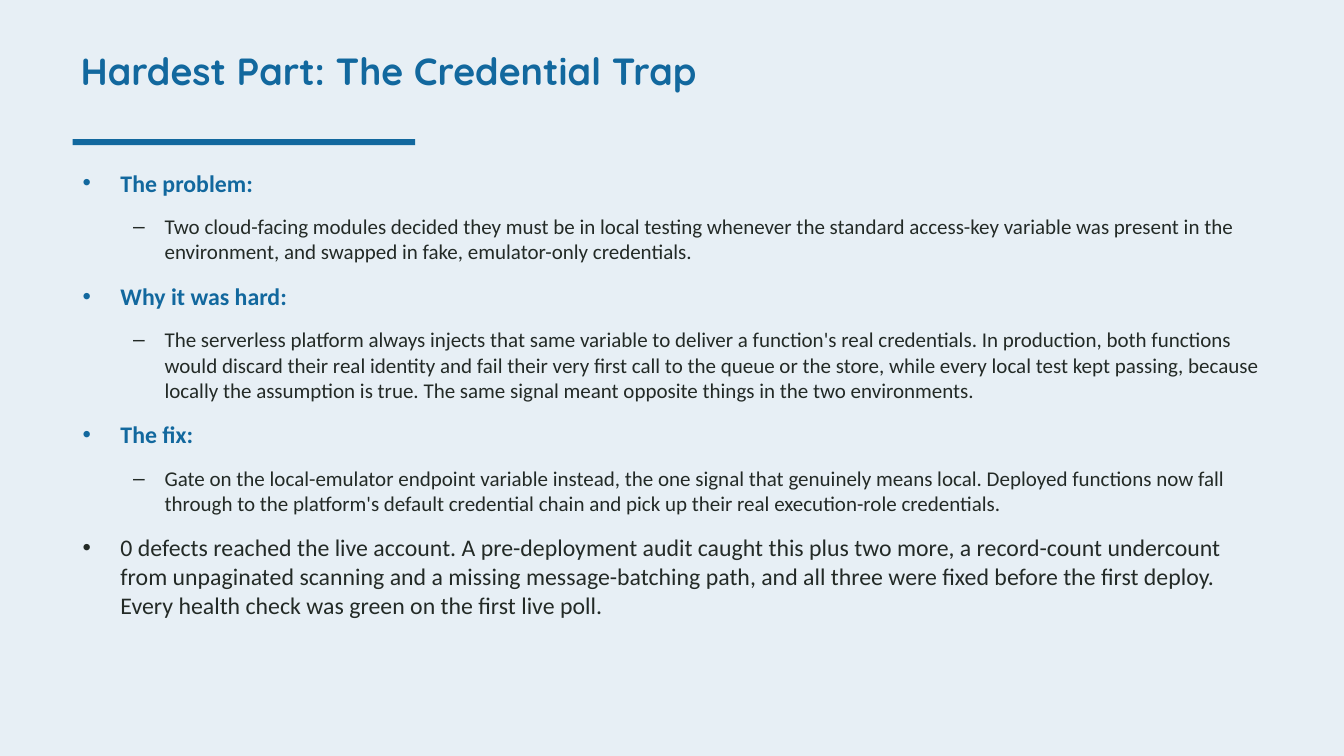
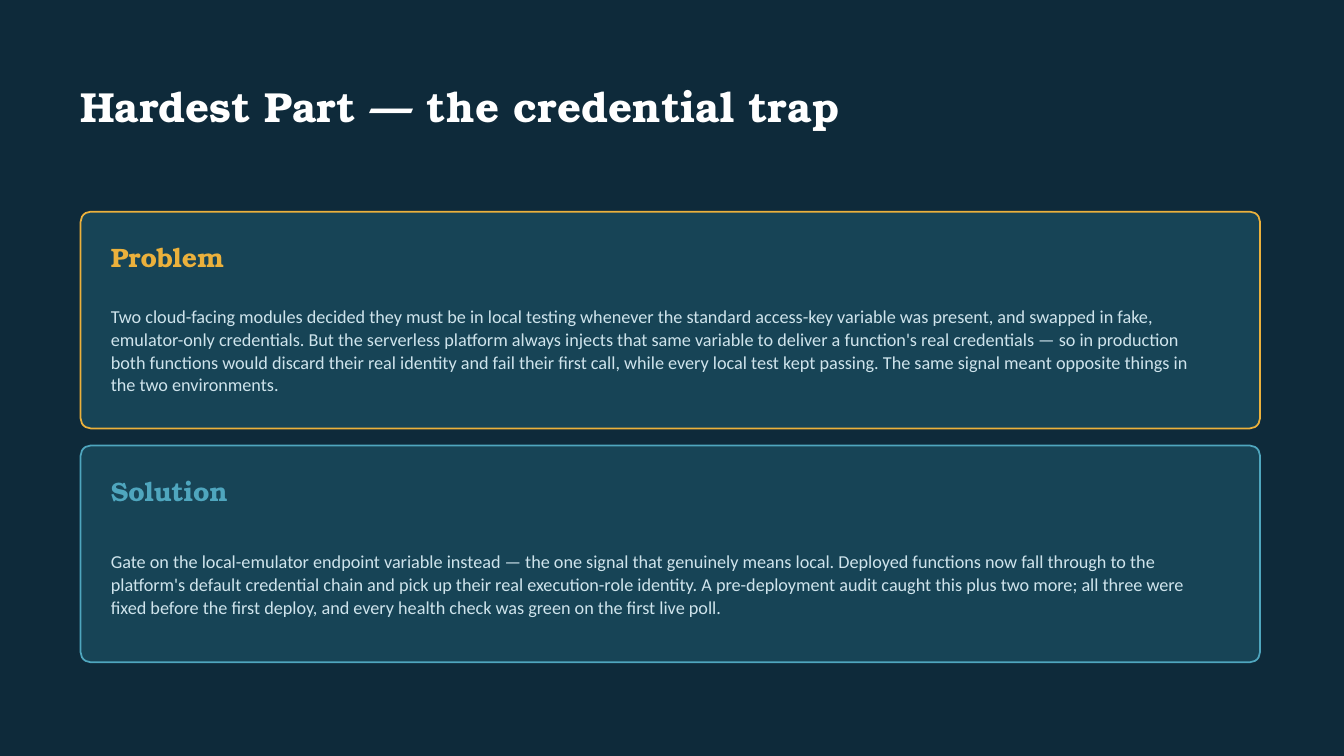
Before and after one commit to valletivarish/FEC_version_2, a slide deck: slide 4 of ppt/VishvaksenMachana_X25173421_offshore-wind-farm.pptx (slide 5 before the commit). Drawn at 1344x756 pixels with LibreOffice and Linux fonts; fonts in the diff are those of the drawing. Boxes give left, top, right and bottom in pixels: in the first picture for what was removed or moved away, otherwise in the second. Text is boxed around its words. In the diff, an @@ line names an element or a change of style, - is before the commit and + after.

Commit message:
Rebuild all 26 decks + scripts to the lecturer's 4-slide presentation spec
Conform every presentation to the brief: max 4 slides (Title+Motivation, one
architecture diagram with no paragraphs, Demo with the best 2-3 features,
Challenge+fix as two bullets) and retime every script to Motivation 30s /
High-level 30s / Demo 60-90s / Hardest challenge 30s -- ~2:30-2:45 total, under
the 4-minute hard limit, each starting with the problem, not the title slide.
Was 6 slides / ~4-minute scripts.

Each deck keeps the student's own real content -- their motivation, their live
demo features, and their own distinct hardest-part (actor mailbox, immutable
accumulator, double-buffer, fence, ticket boundary, lock-free enqueue, CORS,
S3 404s, credential-gate, Terraform workspace, Flask bridge, pagination,
peak-vs-trend, burst-survival, grade-the-floor, fault-outranks-fullness,
verdict-not-number, pydantic-runtime) -- and a topic-matched palette and font,
so structure is uniform but no two decks read alike. All 26 validate, render
clean (no overflow), and are exactly 4 slides. Also removed two stray
pre-rename cold-chain files. All 52 deliverables staged in tmp/.

```diff
--- a/ppt/VishvaksenMachana_X25173421_offshore-wind-farm.pptx
+++ b/ppt/VishvaksenMachana_X25173421_offshore-wind-farm.pptx
@@ background #FFFFFF to #0E2A3A @@
@@ rectangle removed at bbox=[0, 0, 1344, 756] @@
@@ text "Hardest Part — the credential ..." at bbox=[80, 90, 839, 131]: vertical alignment top to middle @@
@@ text at bbox=[80, 90, 839, 131]: text changed; size 27 to 30 pt; font Quicksand to TeX Gyre Bonum; text colour #12689E to #FFFFFF @@
-Hardest Part: The Credential Trap
+Hardest Part — the credential trap
@@ rectangle removed at bbox=[73, 139, 415, 145] @@
@@ text removed at bbox=[120, 175, 1258, 618] @@
-• The problem:
-  – Two cloud-facing modules decided they must be in local testing whenever the standard access-key variable was present in the environment, and swapped in fake, emulator-only credentials.
-• Why it was hard:
-  – The serverless platform always injects that same variable to deliver a function's real credentials. In production, both functions would discard their real identity and fail their very first call to the queue or the store, while every local test kept passing, because locally the assumption is true. The same signal meant opposite things in the two environments.
-• The fix:
-  – Gate on the local-emulator endpoint variable instead, the one signal that genuinely means local. Deployed functions now fall through to the platform's default credential chain and pick up their real execution-role credentials.
-• 0 defects reached the live account. A pre-deployment audit caught this plus two more, a record-count undercount from unpaginated scanning and a missing message-batching path, and all three were fixed before the first deploy. Every health check was green on the first live poll.
@@ rounded rectangle added at bbox=[81, 212, 1260, 429], fill #174456, outline #EBB13C 1.25 pt @@
@@ text added at bbox=[111, 247, 224, 268], 19 pt, text #EBB13C, bold @@
+Problem
@@ text added at bbox=[111, 310, 1188, 391], 13 pt, text #CFE4EC @@
+Two cloud-facing modules decided they must be in local testing whenever the standard access-key variable was present, and swapped in fake, emulator-only credentials. But the serverless platform always injects that same variable to deliver a function's real credentials — so in production both functions would discard their real identity and fail their first call, while every local test kept passing. The same signal meant opposite things in the two environments.
@@ rounded rectangle added at bbox=[81, 446, 1260, 662], fill #174456, outline #4FA6BE 1.25 pt @@
@@ text added at bbox=[111, 481, 228, 501], 19 pt, text #4FA6BE, bold @@
+Solution
@@ text added at bbox=[111, 555, 1184, 617], 13 pt, text #CFE4EC @@
+Gate on the local-emulator endpoint variable instead — the one signal that genuinely means local. Deployed functions now fall through to the platform's default credential chain and pick up their real execution-role identity. A pre-deployment audit caught this plus two more; all three were fixed before the first deploy, and every health check was green on the first live poll.
```
Also in this commit, not shown: 3 slides added, 5 slides removed, 51 other files.
